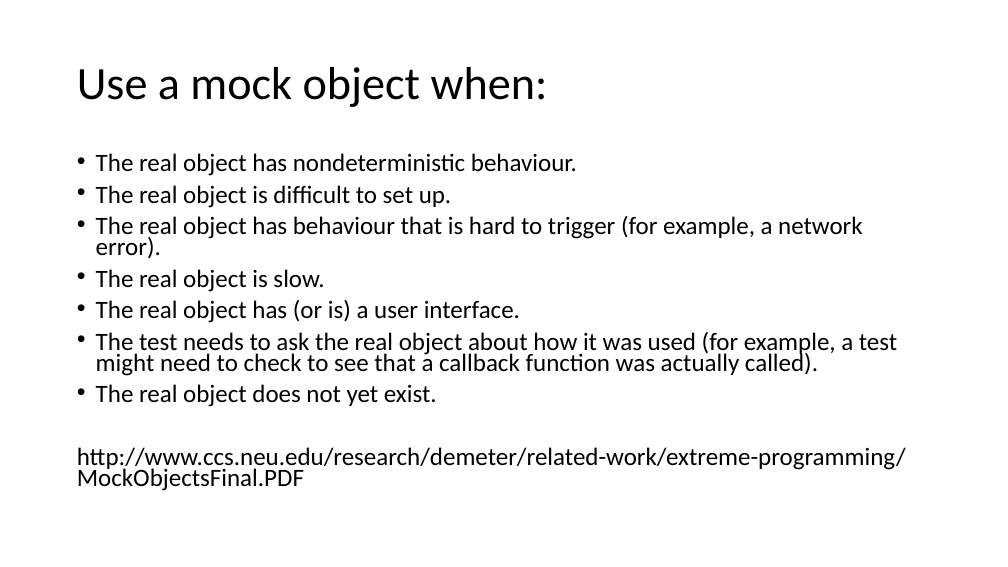
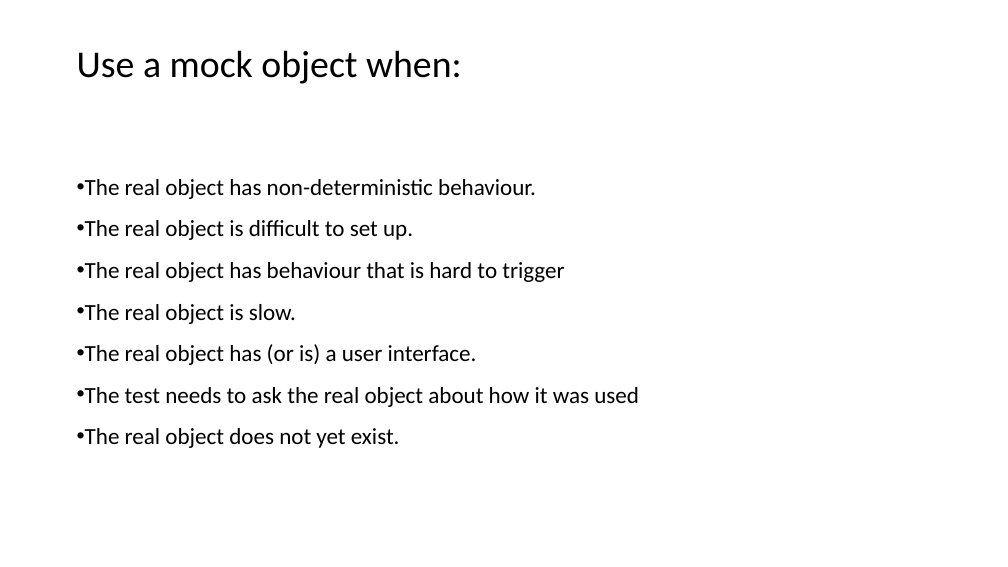
Before and after one commit to docljn/phpunit-or-prophecy-for-mocks, a slide deck: slide 10 of Creating Unit Test Mocks - PHPUnit or Prophecy.pptx (slide 13 before the commit). Drawn at 1008x567 pixels with LibreOffice and Linux fonts; fonts in the diff are those of the drawing. Boxes give left, top, right and bottom in pixels: in the first picture for what was removed or moved away, otherwise in the second. Text is boxed around its words. In the diff, an @@ line names an element or a change of style, - is before the commit and + after.

Commit message:
Worked with mock object unit tests

```diff
--- a/Creating Unit Test Mocks - PHPUnit or Prophecy.pptx
+++ b/Creating Unit Test Mocks - PHPUnit or Prophecy.pptx
@@ text "Use a mock object when:" at box(77, 50, 462, 84): size 44 to 36 pt @@
@@ text at box(85, 179, 536, 199): text changed; size 23.8 to 22 pt @@
-• The real object has nondeterministic behaviour.
+• The real object has non-deterministic behaviour.
@@ text at box(85, 220, 477, 448): size 23.8 to 22 pt in "The real object is difficult to set ...", "The real object is slow.", "The real object has (or is) a ...", "The real object does not yet exist."; indent changed; line spacing 0.7 to 1.5; less space between paragraphs @@
@@ text at box(85, 262, 564, 282): text changed; size 23.8 to 22 pt @@
-• The real object has behaviour that is hard to trigger (for example, a network error).
+• The real object has behaviour that is hard to trigger
@@ text at box(85, 387, 639, 407): text changed; size 23.8 to 22 pt @@
-• The test needs to ask the real object about how it was used (for example, a test might need to check to see that a callback function was actually called).
+• The test needs to ask the real object about how it was used
@@ text at box(77, 447, 906, 491): paragraph removed @@
-http://www.ccs.neu.edu/research/demeter/related-work/extreme-programming/MockObjectsFinal.PDF
```
Also in this commit, not shown: 48 other slides changed, 5 slides added, 4 slides removed, 5 other files.
